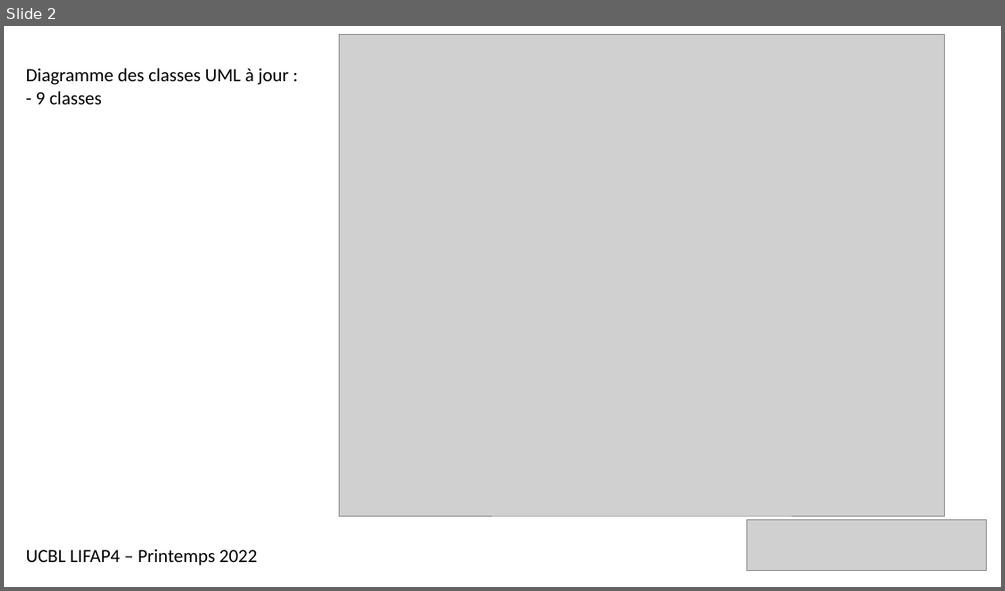
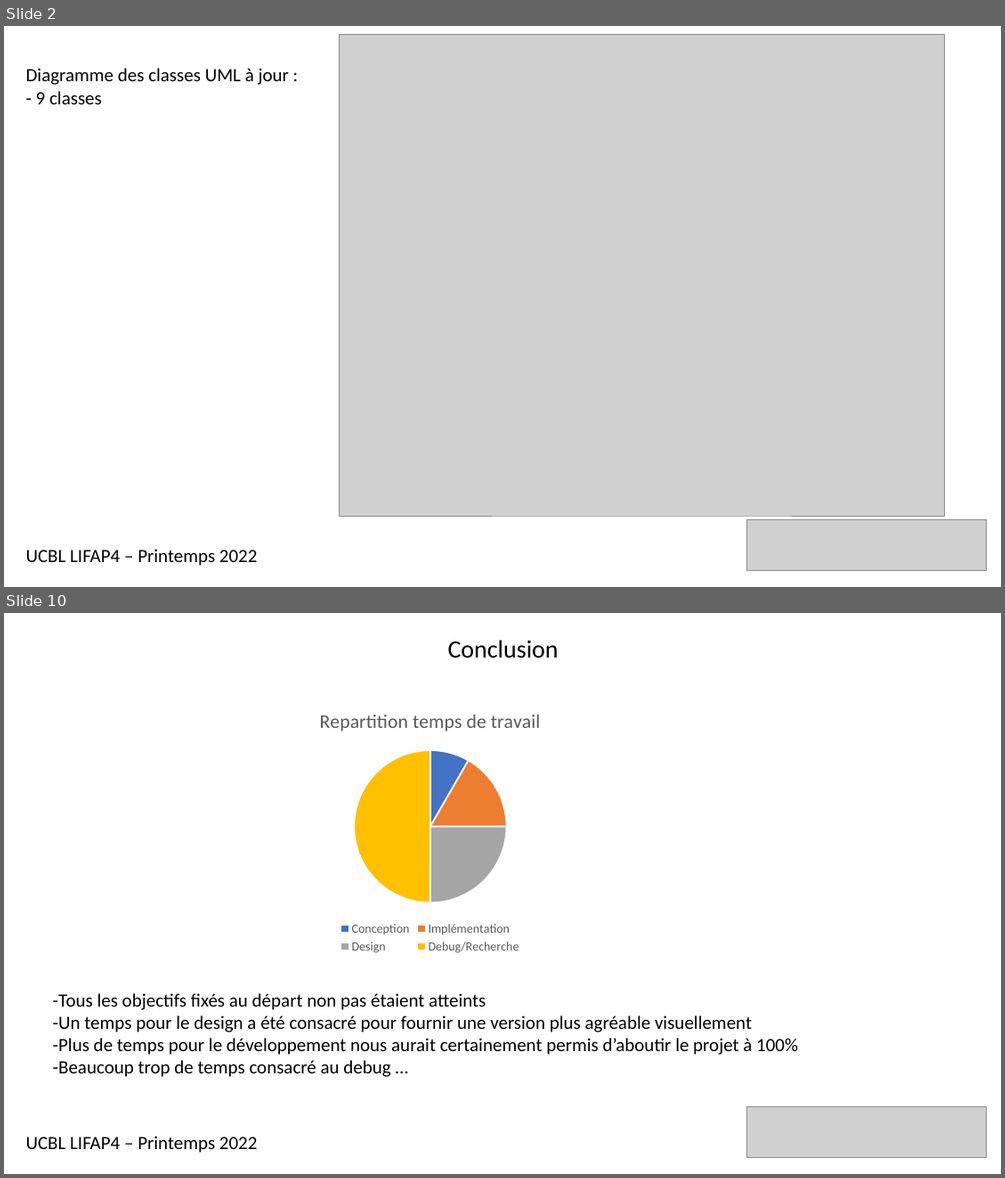
Before and after one commit to Smirboulack/Projet_L2, a slide deck: doc/Présentation-projet-ultimatelifkas.pptx. Shown one above the other, each under a label of ours: slide 2 before the commit, slides 2 and 10 after it; the slides between them are not shown. The pictures are 1005x591 and 1005x1178 pixels, drawn with LibreOffice and Linux fonts; fonts in the diff are those of the drawing; grey boxes stand for pictures. Boxes give left, top, right and bottom in pixels: in the first picture for what was removed or moved away, otherwise in the second. Text is boxed around its words. In the diff, an @@ line names an element or a change of style, - is before the commit and + after.

```diff
--- a/doc/Présentation-projet-ultimatelifkas.pptx
+++ b/doc/Présentation-projet-ultimatelifkas.pptx
@@ slide 10 added at (4, 613, 1001, 1174), background #FFFFFF @@
@@ text added at (448, 640, 558, 658), 24 pt, text #000000 @@
+Conclusion
@@ pie chart added at (260, 695, 600, 957) @@
+title "Repartition temps de travail"
+categories: Conception, Implémentation, Design, Debug/Recherche
+Repartition temps de travail: 8, 17, 25, 50
@@ text added at (53, 993, 798, 1077), 18 pt, text #000000 @@
+-Tous les objectifs fixés au départ non pas étaient atteints
+-Un temps pour le design a été consacré pour fournir une version plus agréable visuellement
+-Plus de temps pour le développement nous aurait certainement permis d’aboutir le projet à 100%
+-Beaucoup trop de temps consacré au debug …
@@ picture added at (746, 1107, 987, 1158) @@
@@ text added at (26, 1135, 258, 1152), 18 pt, text #000000 @@
+UCBL LIFAP4 – Printemps 2022
```
Also in this commit, not shown: 4 slides changed, 4 other slides added, 1 other file.
